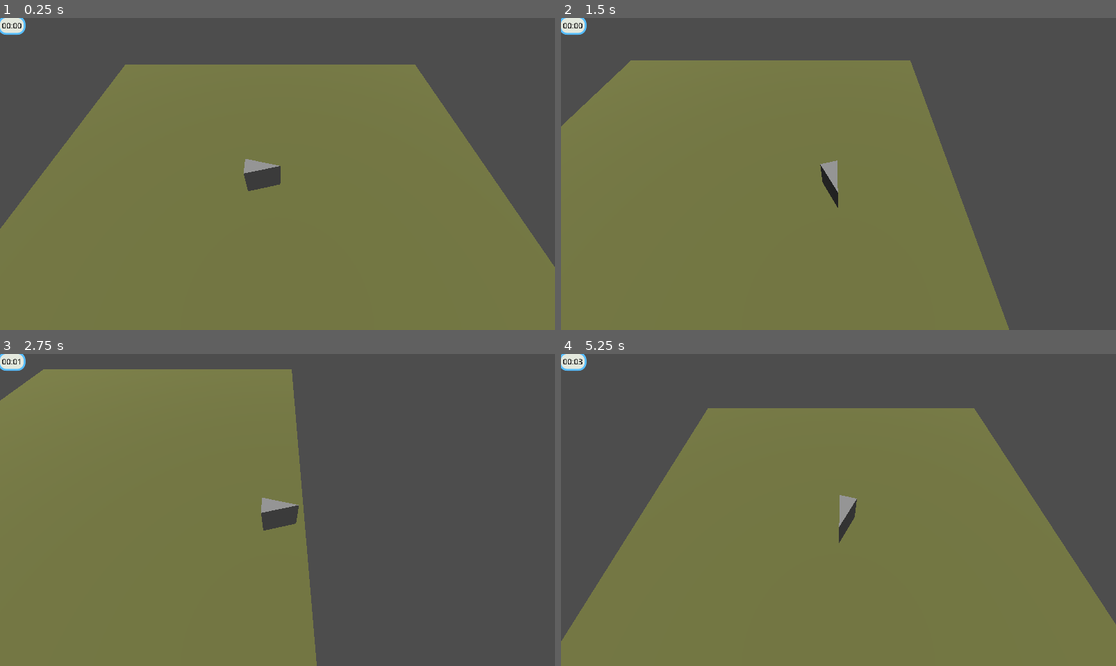
Above: before the commit, frames 1-4 (two rows, left to right).
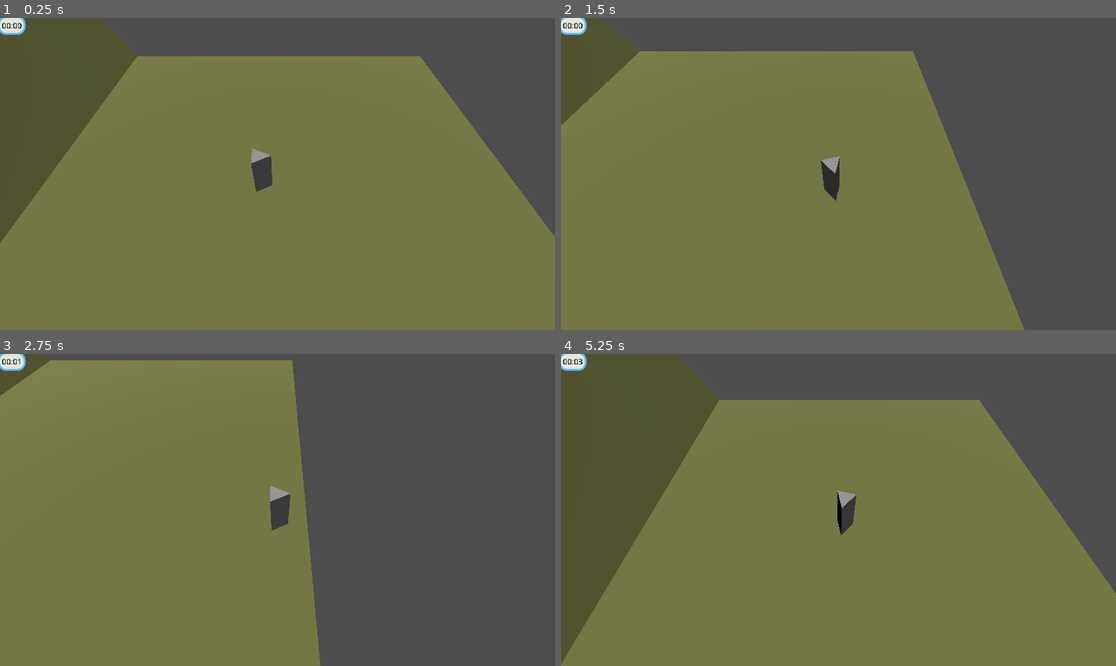
Above: after the commit, the same moments.

Repository: cqua/animal-village
Game: Godot game, scene res://scenes/test_scene.tscn
Two runs of this game, one before a commit and one after it. Both use one fixed random seed, a clock stepped at 60 frames per second and the inputs below.
Inputs:
- Up to frame 1 (0.25 s): no input
- Up to frame 2 (1.5 s): tap Enter (ui_accept) at 0.5, 0.77 s; hold Right (ui_right) 0.53-1.28 s; tap Z (Confirm) at 0.6, 1.35 s; hold Down (ui_down) from 1.28 s (still down)
- Up to frame 3 (2.75 s): tap Enter (ui_accept) at 1.52 s; release Down (ui_down) at 2.03 s; hold Right (ui_right) from 2.03 s (still down); tap Z (Confirm) at 2.1 s
- Up to frame 4 (5.25 s): release Right (ui_right) at 2.78 s; hold Up (ui_up) 2.78-3.53 s; tap Z (Confirm) every 0.75 s from 2.85 to 5.1 s; tap Enter (ui_accept) at 3.02, 3.77, 4.52 s; hold Left (ui_left) 3.53-5.03 s; hold Down (ui_down) from 5.03 s (still down)

The runs differ from the first frame. In frame 1, 13% of the frame differs, in the area x 0-100%, y 0-80%; in frame 2, 6.0%; in frame 3, 2.8%; in frame 4, 19%, in the area x 0-100%, y 0-100%.

Commit message:
Initial bug implementation

Diff:
--- /dev/null
+++ b/entities/collectable/ant.gd
@@ -0,0 +1,57 @@
+extends Area3D
+
+@export var item:Item
+var home_position:Vector2
+var home_range := 4.0
+var speed := .3
+var turning_speed := 1.5
+var target_angle:float
+var movement_timer:float
+var facing_angle:float
+var running_away:bool = false
+
+func _ready():
+	$Decal.texture_albedo = item.sprite
+	home_position = Vector2(position.x,position.z)
+	target_angle = randf() * PI * 2
+
+func _process(delta):
+	if movement_timer > 0 or running_away:
+		movement_timer -= delta
+		facing_angle = move_toward(facing_angle, target_angle, delta * turning_speed)
+		var direction = Vector2.from_angle(facing_angle)
+		position += Vector3(direction.x, 0, direction.y) * speed * delta
+		$Decal.look_at(global_position + Vector3(direction.x,0,direction.y), Vector3.UP)
+	else:
+		movement_decision()
+
+func _on_body_entered(body):
+	if body is PlayerController:
+		Player.add_interactable(self)
+
+func _on_body_exited(body):
+	if body is PlayerController:
+		Player.remove_interactable(self)
+
+func interact():
+	if Inventory.add_item(item):
+		queue_free()
+
+func movement_decision():
+	var position2d = Vector2(position.x,position.z)
+	if position2d.distance_to(home_position) > home_range:
+		target_angle = (home_position - position2d).angle()
+	else:
+		var r = randi() % 2
+		if r == 0:
+			target_angle = target_angle + PI/4
+		else:
+			target_angle = target_angle - PI/4
+
+	movement_timer = randf() * 4 + 3
+
+func run_away():
+	running_away = true
+	target_angle = PI
+	facing_angle = target_angle
+	speed *= 8
--- /dev/null
+++ b/entities/collectable/ant.tscn
@@ -0,0 +1,21 @@
+[gd_scene load_steps=5 format=3 uid="uid://cmk38m7o256dr"]
+
+[ext_resource type="Script" path="res://entities/collectable/ant.gd" id="1_bsa6e"]
+[ext_resource type="Resource" uid="uid://yegq00b82sp3" path="res://resources/item/bug/bug_ant.tres" id="2_kfu6x"]
+[ext_resource type="Texture2D" uid="uid://c8f1v6xdh54c2" path="res://assets/sprites/items/ant/spr_ant.png" id="3_4u8md"]
+
+[sub_resource type="BoxShape3D" id="BoxShape3D_o02ma"]
+
+[node name="Ant" type="Area3D"]
+script = ExtResource("1_bsa6e")
+item = ExtResource("2_kfu6x")
+
+[node name="CollisionShape3D" type="CollisionShape3D" parent="."]
+shape = SubResource("BoxShape3D_o02ma")
+
+[node name="Decal" type="Decal" parent="."]
+size = Vector3(0.5, 2, 0.5)
+texture_albedo = ExtResource("3_4u8md")
+
+[connection signal="body_entered" from="." to="." method="_on_body_entered"]
+[connection signal="body_exited" from="." to="." method="_on_body_exited"]
--- a/entities/seashell/seashell.gd
+++ b/entities/collectable/collectable.gd
@@ -8,12 +8,10 @@
 func _on_body_entered(body):
 	if body is PlayerController:
 		Player.add_interactable(self)
-		print('adding')
 
 func _on_body_exited(body):
 	if body is PlayerController:
 		Player.remove_interactable(self)
-		print('removing')
 
 func interact():
 	if Inventory.add_item(item):
--- a/entities/seashell/seashell.tscn
+++ b/entities/collectable/seashell.tscn
@@ -1,6 +1,6 @@
 [gd_scene load_steps=5 format=3 uid="uid://dwpaokj0omrl2"]
 
-[ext_resource type="Script" path="res://entities/seashell/seashell.gd" id="1_n2dca"]
+[ext_resource type="Script" path="res://entities/collectable/collectable.gd" id="1_n2dca"]
 [ext_resource type="Texture2D" uid="uid://wro8m2mqem2u" path="res://assets/sprites/items/artifacts/spr_lionspaw.png" id="1_outt0"]
 [ext_resource type="Resource" uid="uid://bt0q3bu6htylt" path="res://resources/item/artifacts/artifact_lionspaw.tres" id="2_pii33"]
 
--- a/entities/item_pickup/item_pickup.gd
+++ b/entities/item_pickup/item_pickup.gd
@@ -13,12 +13,11 @@
 
 func set_item(_item:Item):
 	item = _item
-	mesh.mesh.material.texture = item.sprite
+	mesh.mesh.material.albedo_texture = item.sprite
 
 func _on_area_3d_body_entered(body):
 	if body is PlayerController:
 		Player.add_interactable(self)
-
 
 func _on_area_3d_body_exited(body):
 	if body is PlayerController:
--- a/entities/item_pickup/item_pickup.tscn
+++ b/entities/item_pickup/item_pickup.tscn
@@ -1,14 +1,12 @@
-[gd_scene load_steps=8 format=3 uid="uid://bnux3b7b2ey3f"]
+[gd_scene load_steps=7 format=3 uid="uid://bnux3b7b2ey3f"]
 
 [ext_resource type="Script" path="res://entities/item_pickup/item_pickup.gd" id="1_8qpyx"]
-[ext_resource type="Texture2D" uid="uid://wro8m2mqem2u" path="res://assets/sprites/items/artifacts/spr_lionspaw.png" id="1_o420v"]
 [ext_resource type="Texture2D" uid="uid://bsltgieaiuwu5" path="res://assets/sprites/particles/particle_generic.png" id="3_eiien"]
 
 [sub_resource type="StandardMaterial3D" id="StandardMaterial3D_705e5"]
 transparency = 1
 cull_mode = 2
 shading_mode = 0
-albedo_texture = ExtResource("1_o420v")
 
 [sub_resource type="QuadMesh" id="QuadMesh_8fkip"]
 material = SubResource("StandardMaterial3D_705e5")
--- a/entities/player/controller/player.tscn
+++ b/entities/player/controller/player.tscn
@@ -4,6 +4,7 @@
 [ext_resource type="PackedScene" uid="uid://4i7w6cguajrn" path="res://entities/player/render/player_render.tscn" id="2_egf0u"]
 
 [sub_resource type="BoxShape3D" id="BoxShape3D_7hm7f"]
+size = Vector3(0.5, 1, 0.5)
 
 [node name="Player" type="CharacterBody3D"]
 collision_layer = 9
@@ -11,6 +12,7 @@
 script = ExtResource("1_w37xf")
 
 [node name="CollisionShape3D" type="CollisionShape3D" parent="."]
+transform = Transform3D(1, 0, 0, 0, 1, 0, 0, 0, 1, 0, 0.5, 0)
 shape = SubResource("BoxShape3D_7hm7f")
 
 [node name="PlayerRender" parent="." instance=ExtResource("2_egf0u")]
--- a/entities/player/render/player_render.tscn
+++ b/entities/player/render/player_render.tscn
@@ -3,11 +3,11 @@
 [ext_resource type="Script" path="res://entities/player/render/player_render.gd" id="1_d2ray"]
 
 [sub_resource type="PrismMesh" id="PrismMesh_0uwbi"]
-size = Vector3(0.5, 1, 1)
+size = Vector3(0.5, 0.5, 1.5)
 
 [node name="PlayerRender" type="Node3D"]
 script = ExtResource("1_d2ray")
 
 [node name="MeshInstance3D" type="MeshInstance3D" parent="."]
-transform = Transform3D(1, 0, 0, 0, -4.37114e-08, 1, 0, -1, -4.37114e-08, 0, 0.5, 0)
+transform = Transform3D(1, 0, 0, 0, -4.37114e-08, 1, 0, -1, -4.37114e-08, 0, 0.75, 0)
 mesh = SubResource("PrismMesh_0uwbi")
--- a/game.gd
+++ b/game.gd
@@ -5,6 +5,7 @@
 static var time_scale := 1.0
 
 static var item_pickup_prefab:Resource
+static var bug_prefab:Resource
 
 static var root:Node3D
 
@@ -18,6 +19,7 @@
 	Inventory.initialize()
 
 	item_pickup_prefab = load("res://entities/item_pickup/item_pickup.tscn")
+	bug_prefab = load("res://entities/collectable/ant.tscn")
 
 static func update_clock(delta:float):
 	delta *= time_scale
@@ -34,3 +36,10 @@
 	root.add_child(pickup)
 	pickup.position = position
 	pickup.set_item(item)
+
+
+static func spawn_bug(item:Item, position:Vector3):
+	var bug = bug_prefab.instantiate()
+	root.add_child(bug)
+	bug.position = position
+	bug.run_away()
--- a/resources/inventory/inventory.gd
+++ b/resources/inventory/inventory.gd
@@ -37,7 +37,11 @@
 	if count<0:
 		count=slot.count
 	for i in range(0,count):
-		Game.create_item_pickup(slot.item, Player.get_position() + Vector3(randf()-.5,0,randf()-.5))
+		var position = Player.get_position() + Vector3(randf()-.5,0,randf()-.5)
+		if slot.item.item_type == Item.ItemType.Bug:
+			Game.spawn_bug(slot.item, position)
+		else:
+			Game.create_item_pickup(slot.item, position)
 
 	slot.count -= count
 	if slot.count <= 0:
--- a/resources/item/artifacts/artifact_lionspaw.tres
+++ b/resources/item/artifacts/artifact_lionspaw.tres
@@ -6,5 +6,6 @@
 [resource]
 script = ExtResource("1_dtecu")
 name = "Lion's Paw"
+item_type = 0
 sprite = ExtResource("2_st844")
 stack_size = 64
--- a/resources/item/bug/bug_ant.tres
+++ b/resources/item/bug/bug_ant.tres
@@ -1,9 +1,11 @@
-[gd_resource type="Resource" script_class="Item" load_steps=2 format=3 uid="uid://yegq00b82sp3"]
+[gd_resource type="Resource" script_class="Item" load_steps=3 format=3 uid="uid://yegq00b82sp3"]
 
 [ext_resource type="Script" path="res://resources/item/item.gd" id="1_24phi"]
+[ext_resource type="Texture2D" uid="uid://c8f1v6xdh54c2" path="res://assets/sprites/items/ant/spr_ant.png" id="2_ip6wp"]
 
 [resource]
 script = ExtResource("1_24phi")
 name = "Ant"
 item_type = 1
-stack_size = 64
+sprite = ExtResource("2_ip6wp")
+stack_size = 16
--- a/scenes/test_scene.tscn
+++ b/scenes/test_scene.tscn
@@ -1,10 +1,11 @@
-[gd_scene load_steps=6 format=3 uid="uid://ddjkvov6873fs"]
+[gd_scene load_steps=7 format=3 uid="uid://ddjkvov6873fs"]
 
 [ext_resource type="Script" path="res://scenes/test_scene.gd" id="1_sdibm"]
 [ext_resource type="PackedScene" uid="uid://bp0bx6ctxxvhg" path="res://entities/floor.tscn" id="1_wd6xt"]
 [ext_resource type="PackedScene" uid="uid://c6s67f3314bmy" path="res://entities/player/controller/player.tscn" id="2_k76mg"]
 [ext_resource type="PackedScene" uid="uid://celtdj0en2gwg" path="res://entities/camera/camera.tscn" id="3_udigi"]
-[ext_resource type="PackedScene" uid="uid://dwpaokj0omrl2" path="res://entities/seashell/seashell.tscn" id="5_bid1j"]
+[ext_resource type="PackedScene" uid="uid://dwpaokj0omrl2" path="res://entities/collectable/seashell.tscn" id="5_bid1j"]
+[ext_resource type="PackedScene" uid="uid://cmk38m7o256dr" path="res://entities/collectable/ant.tscn" id="6_jfq8d"]
 
 [node name="Node3D" type="Node3D"]
 script = ExtResource("1_sdibm")
@@ -23,3 +24,24 @@
 
 [node name="Seashell" parent="." instance=ExtResource("5_bid1j")]
 transform = Transform3D(1, 0, 0, 0, 1, 0, 0, 0, 1, 3.85019, 0, 1.68576)
+
+[node name="Floor2" parent="." instance=ExtResource("1_wd6xt")]
+transform = Transform3D(6.41403, 14.6581, 0, -14.6581, 6.41403, 0, 0, 0, 16, -7.06955, 0, 0)
+
+[node name="Seashell3" parent="." instance=ExtResource("5_bid1j")]
+transform = Transform3D(1, 0, 0, 0, 1, 0, 0, 0, 1, 3.39135, 0, 4.33117)
+
+[node name="Ant" parent="." instance=ExtResource("6_jfq8d")]
+transform = Transform3D(1, 0, 0, 0, 1, 0, 0, 0, 1, -3, 0, 3)
+
+[node name="Ant2" parent="." instance=ExtResource("6_jfq8d")]
+transform = Transform3D(1, 0, 0, 0, 1, 0, 0, 0, 1, -3, 0, 3)
+
+[node name="Ant3" parent="." instance=ExtResource("6_jfq8d")]
+transform = Transform3D(1, 0, 0, 0, 1, 0, 0, 0, 1, -3, 0, 3)
+
+[node name="Ant4" parent="." instance=ExtResource("6_jfq8d")]
+transform = Transform3D(1, 0, 0, 0, 1, 0, 0, 0, 1, -3, 0, 3)
+
+[node name="Ant5" parent="." instance=ExtResource("6_jfq8d")]
+transform = Transform3D(1, 0, 0, 0, 1, 0, 0, 0, 1, -3, 0, 3)
--- a/ui/interact_label/interact_label.tscn
+++ b/ui/interact_label/interact_label.tscn
@@ -10,6 +10,10 @@
 anchor_top = 0.5
 anchor_right = 0.5
 anchor_bottom = 0.5
+offset_left = -576.0
+offset_top = -324.0
+offset_right = -576.0
+offset_bottom = -324.0
 grow_horizontal = 2
 grow_vertical = 2
 theme = ExtResource("1_mywp4")
Binary file added: assets/sprites/items/ant/spr_ant.png
Not shown, added: assets/sprites/items/ant/spr_ant.png.import
